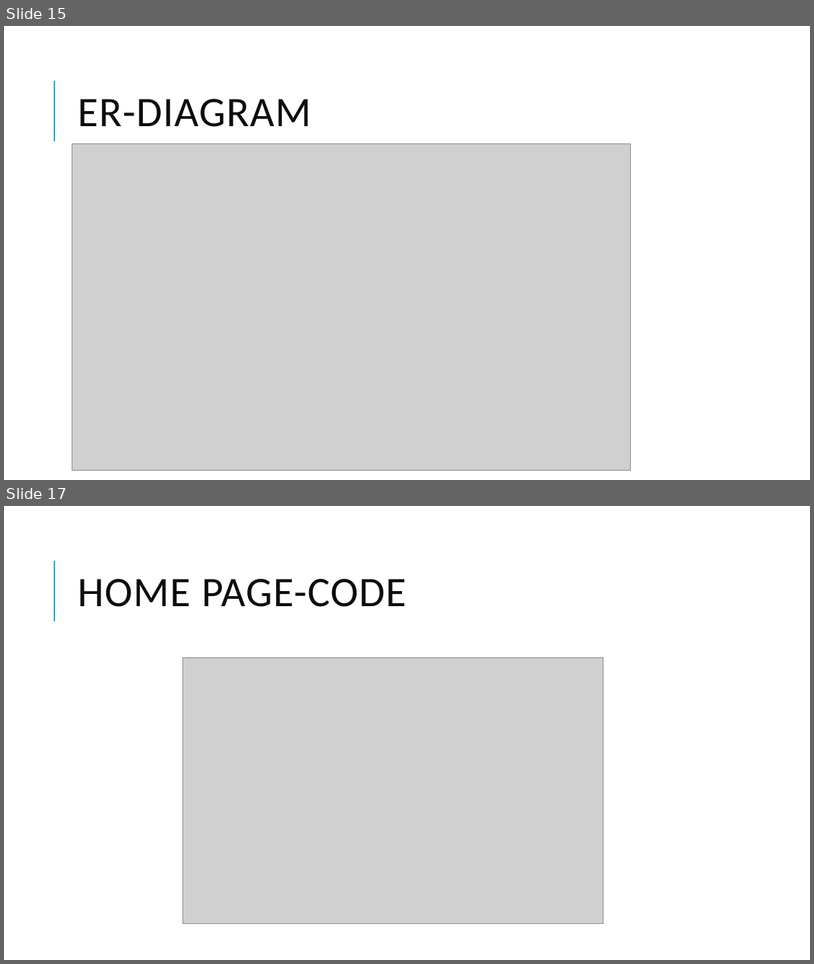
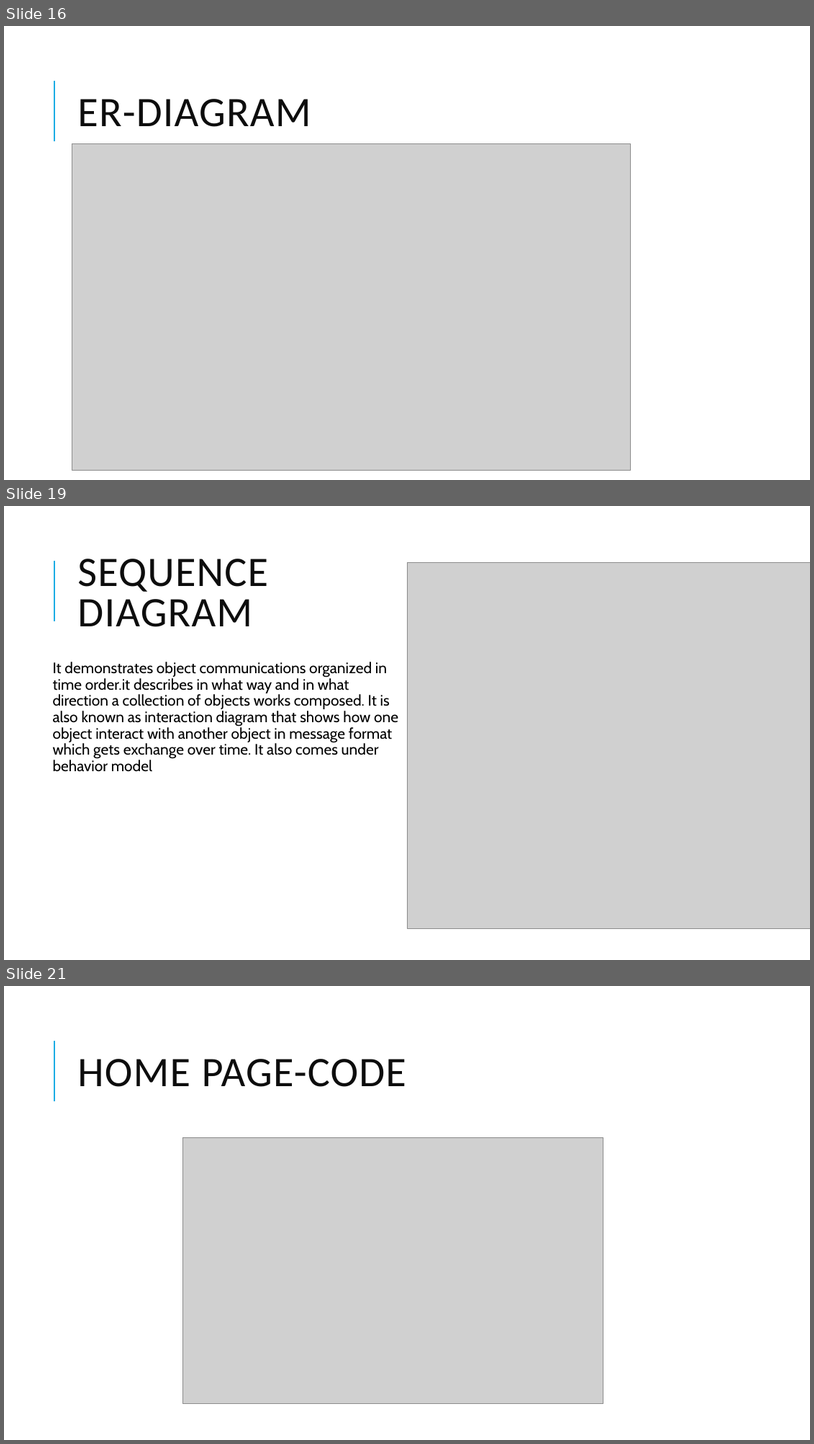
Before and after one commit to admondtamang/e-commerce-cp, a slide deck: E-commerce site.pptx. Shown one above the other, each under a label of ours: slides 15 and 17 before the commit, slides 16, 19 and 21 after it; the slides between them are not shown. The pictures are 814x964 and 814x1444 pixels, drawn with LibreOffice and Linux fonts; fonts in the diff are those of the drawing; grey boxes stand for pictures. Boxes give left, top, right and bottom in pixels: in the first picture for what was removed or moved away, otherwise in the second. Text is boxed around its words. In the diff, an @@ line names an element or a change of style, - is before the commit and + after.

```diff
--- a/E-commerce site.pptx
+++ b/E-commerce site.pptx
@@ slide 19 added at (x1=4, y1=506, x2=810, y2=960), background #FFFFFF; not listed: 1 template element that a slide beside it also shows @@
@@ title added at (x1=77, y1=559, x2=268, y2=627), 50 pt, text #0D0D0D @@
+SEQUENCE DIAGRAM
@@ picture added at (x1=407, y1=562, x2=810, y2=928) @@
@@ text added at (x1=53, y1=662, x2=399, y2=772), 18 pt, text #000000 @@
+It demonstrates object communications organized in time order.it describes in what way and in what direction a collection of objects works composed. It is also known as interaction diagram that shows how one object interact with another object in message format which gets exchange over time. It also comes under behavior model
@@ what was slide 15 is now slide 16 @@
@@ what was slide 17 is now slide 21 @@
```
Also in this commit, not shown: 8 slides changed, 7 other slides added, 24 other files.
